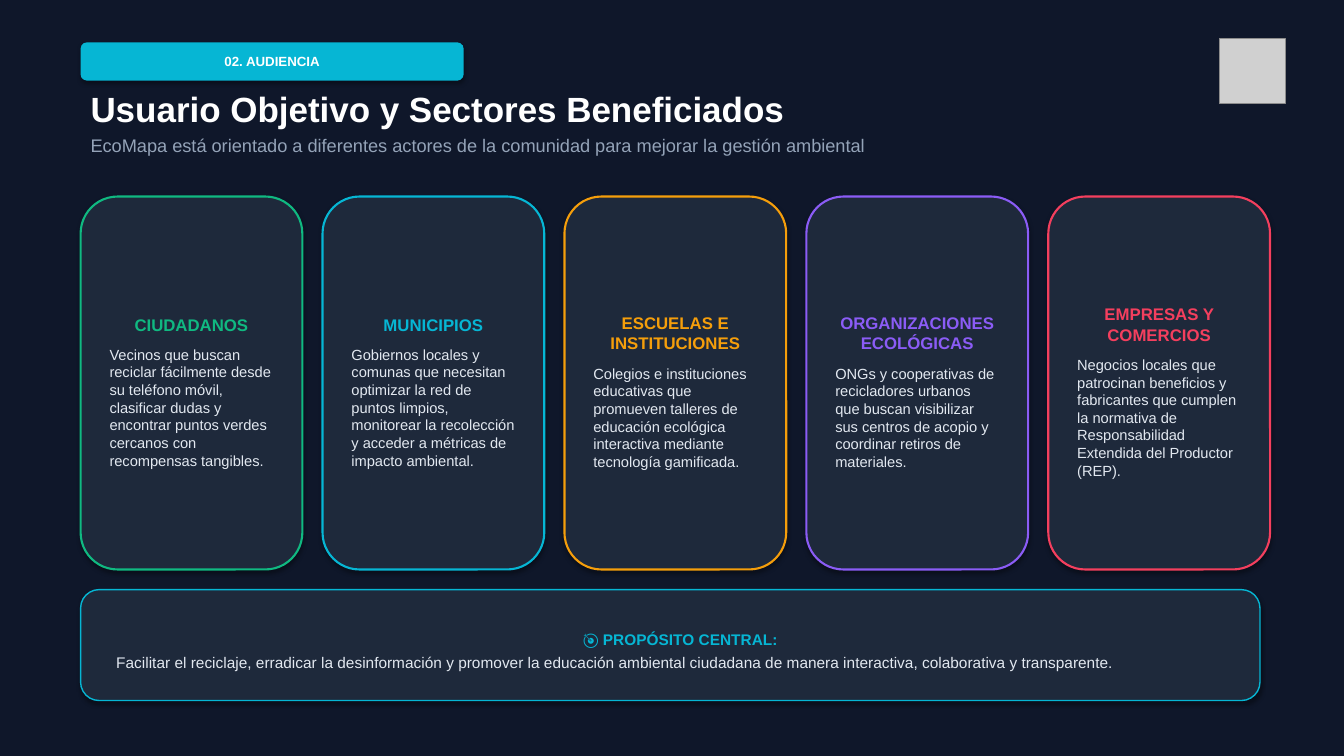
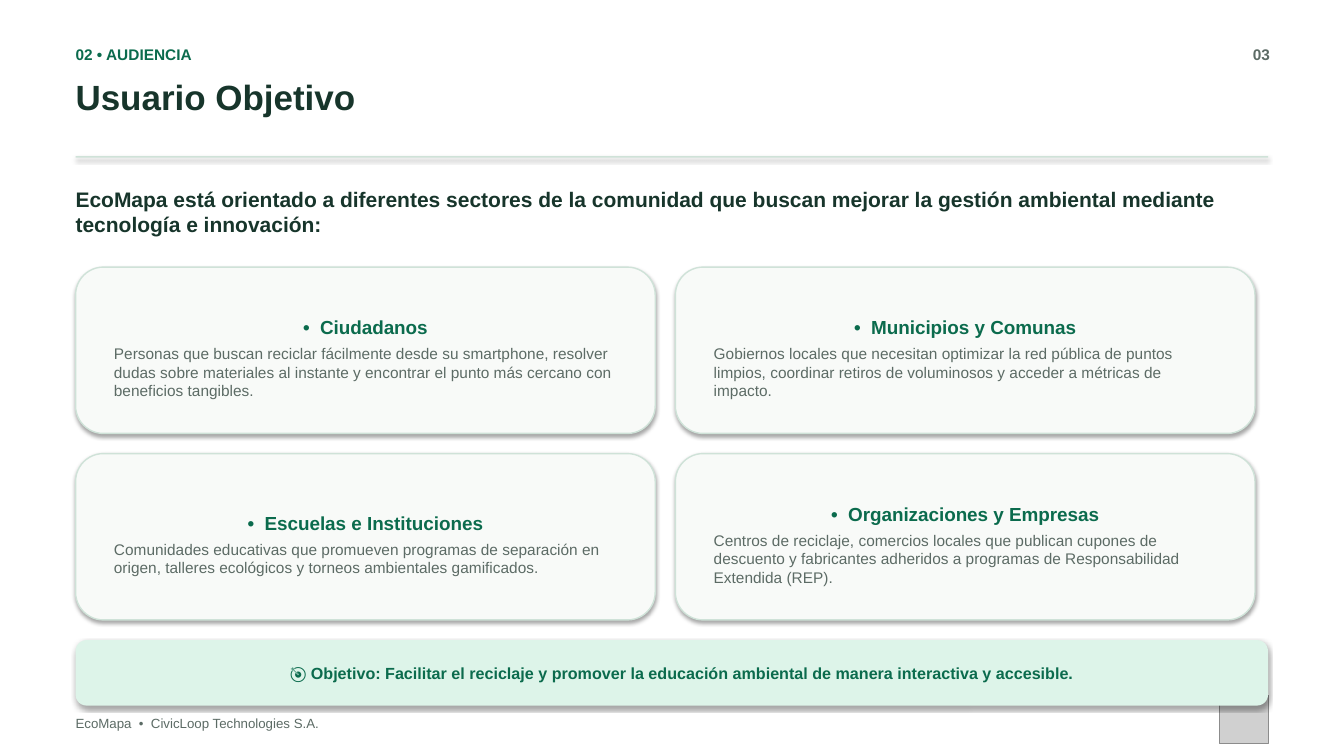
Before and after one commit to RomeroGerardo/EcoMapaLandinPage, a slide deck: slide 3 of Presentación - EcoMapa.pptx. Drawn at 1344x756 pixels with LibreOffice and Linux fonts; fonts in the diff are those of the drawing; grey boxes stand for pictures. Boxes give left, top, right and bottom in pixels: in the first picture for what was removed or moved away, otherwise in the second. Text is boxed around its words. In the diff, an @@ line names an element or a change of style, - is before the commit and + after.

Commit message:
docs: presentacion EcoMapa V2.1 con estetica limpia original (sin capturas ni diagramas) y branding CivicLoop Technologies SA

```diff
--- a/Presentación - EcoMapa.pptx
+++ b/Presentación - EcoMapa.pptx
@@ rectangle at [0, 0, 1344, 756]: fill #0F172A to #FFFFFF @@
@@ text at [76, 49, 192, 60]: text changed; size 9.5 to 11 pt; text colour #FFFFFF to #0B6B4D @@
-02. AUDIENCIA
+02 • AUDIENCIA
@@ text "02 • AUDIENCIA": place and size @@
-text "02 • AUDIENCIA" at [81, 42, 464, 81]
+text "02 • AUDIENCIA" at [76, 49, 192, 60]
@@ text "02 • AUDIENCIA" at [76, 49, 192, 60]: vertical alignment middle to top; fill #06B6D4 to none; shadow off @@
@@ text added at [1253, 49, 1270, 60], 11 pt, text #5C6B65, bold @@
+03
@@ text at [76, 84, 355, 117]: text changed; size 13 to 25 pt; text colour #94A3B8 to #17352B; bold on @@
-Usuario Objetivo y Sectores Beneficiados
-EcoMapa está orientado a diferentes actores de la comunidad para mejorar la gestión ambiental
+Usuario Objetivo
@@ rectangle added at [76, 156, 1268, 157], fill #CFE2D8 @@
@@ text added at [76, 191, 1214, 237], 15 pt, text #17352B, bold @@
+EcoMapa está orientado a diferentes sectores de la comunidad que buscan mejorar la gestión ambiental mediante tecnología e innovación:
@@ rounded rectangle removed at [565, 197, 786, 570] @@
-ESCUELAS E INSTITUCIONES
-Colegios e instituciones educativas que promueven talleres de educación ecológica interactiva mediante tecnología gamificada.
@@ rounded rectangle removed at [807, 197, 1028, 570] @@
-ORGANIZACIONES ECOLÓGICAS
-ONGs y cooperativas de recicladores urbanos que buscan visibilizar sus centros de acopio y coordinar retiros de materiales.
@@ rounded rectangle removed at [1049, 197, 1270, 570] @@
-EMPRESAS Y COMERCIOS
-Negocios locales que patrocinan beneficios y fabricantes que cumplen la normativa de Responsabilidad Extendida del Productor (REP).
@@ rounded rectangle "• Ciudadanos": place and size @@
-rounded rectangle "• Ciudadanos" at [81, 197, 302, 570]
+rounded rectangle "• Ciudadanos" at [76, 267, 655, 434]
@@ rounded rectangle "• Ciudadanos" at [76, 267, 655, 434]: fill #1E293B to #F8FAF8; outline #10B981 1.5 pt to #CFE2D8 1 pt @@
@@ rounded rectangle "• Municipios y Comunas": place and size @@
-rounded rectangle "• Municipios y Comunas" at [323, 197, 544, 570]
+rounded rectangle "• Municipios y Comunas" at [676, 267, 1255, 434]
@@ rounded rectangle "• Municipios y Comunas" at [676, 267, 1255, 434]: fill #1E293B to #F8FAF8; outline #06B6D4 1.5 pt to #CFE2D8 1 pt @@
@@ text in rounded rectangle at [114, 320, 611, 399]: text changed; size 10.5 to 11 pt; text colour #E2E8F0 to #5C6B65 @@
-CIUDADANOS
-Vecinos que buscan reciclar fácilmente desde su teléfono móvil, clasificar dudas y encontrar puntos verdes cercanos con recompensas tangibles.
+• Ciudadanos
+Personas que buscan reciclar fácilmente desde su smartphone, resolver dudas sobre materiales al instante y encontrar el punto más cercano con beneficios tangibles.
@@ text in rounded rectangle at [714, 320, 1172, 399]: text changed; size 10.5 to 11 pt; text colour #E2E8F0 to #5C6B65 @@
-MUNICIPIOS
-Gobiernos locales y comunas que necesitan optimizar la red de puntos limpios, monitorear la recolección y acceder a métricas de impacto ambiental.
+• Municipios y Comunas
+Gobiernos locales que necesitan optimizar la red pública de puntos limpios, coordinar retiros de voluminosos y acceder a métricas de impacto.
@@ rounded rectangle added at [76, 454, 655, 620], fill #F8FAF8, outline #CFE2D8 1 pt, 11 pt, text #5C6B65 @@
+• Escuelas e Instituciones
+Comunidades educativas que promueven programas de separación en origen, talleres ecológicos y torneos ambientales gamificados.
@@ rounded rectangle added at [676, 454, 1255, 620], fill #F8FAF8, outline #CFE2D8 1 pt, 11 pt, text #5C6B65 @@
+• Organizaciones y Empresas
+Centros de reciclaje, comercios locales que publican cupones de descuento y fabricantes adheridos a programas de Responsabilidad Extendida (REP).
@@ rounded rectangle "🎯 Objetivo: Facilitar el reciclaje ...": place and size @@
-rounded rectangle "🎯 Objetivo: Facilitar el reciclaje ..." at [81, 590, 1260, 701]
+rounded rectangle "🎯 Objetivo: Facilitar el reciclaje ..." at [76, 640, 1268, 706]
@@ rounded rectangle "🎯 Objetivo: Facilitar el reciclaje ..." at [76, 640, 1268, 706]: fill #1E293B to #DDF4E9; outline #06B6D4 1 pt to none @@
@@ text in rounded rectangle at [311, 667, 1073, 683]: text changed; size 11 to 11.5 pt; text colour #E2E8F0 to #0B6B4D; bold on @@
-🎯 PROPÓSITO CENTRAL:
-Facilitar el reciclaje, erradicar la desinformación y promover la educación ambiental ciudadana de manera interactiva, colaborativa y transparente.
+🎯 Objetivo: Facilitar el reciclaje y promover la educación ambiental de manera interactiva y accesible.
@@ text added at [76, 718, 319, 731], 9.5 pt, text #5C6B65 @@
+EcoMapa • CivicLoop Technologies S.A.
@@ picture: place and size @@
-picture at [1220, 38, 1286, 104]
+picture at [1220, 696, 1268, 744]
```
Also in this commit, not shown: 9 other slides changed, 3 slides added, 3 slides removed, 1 other file.
